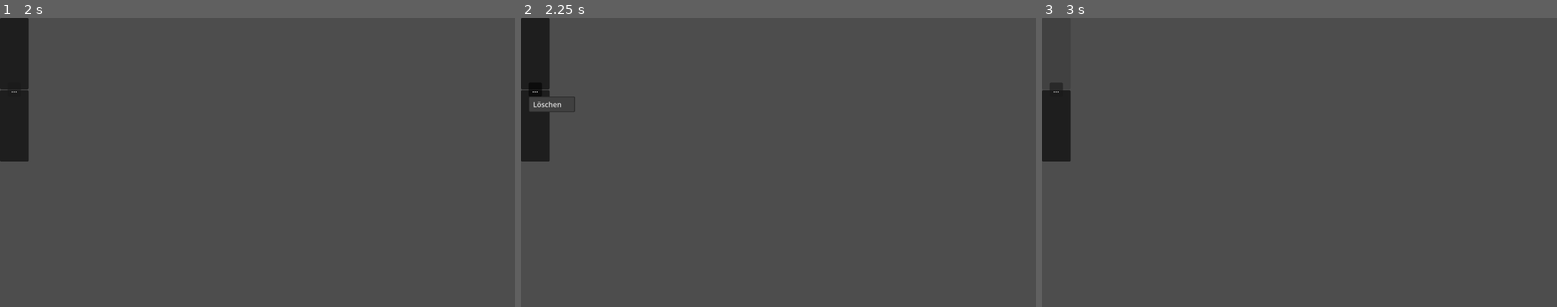
Above: before the commit, frames 1-3 (left to right).
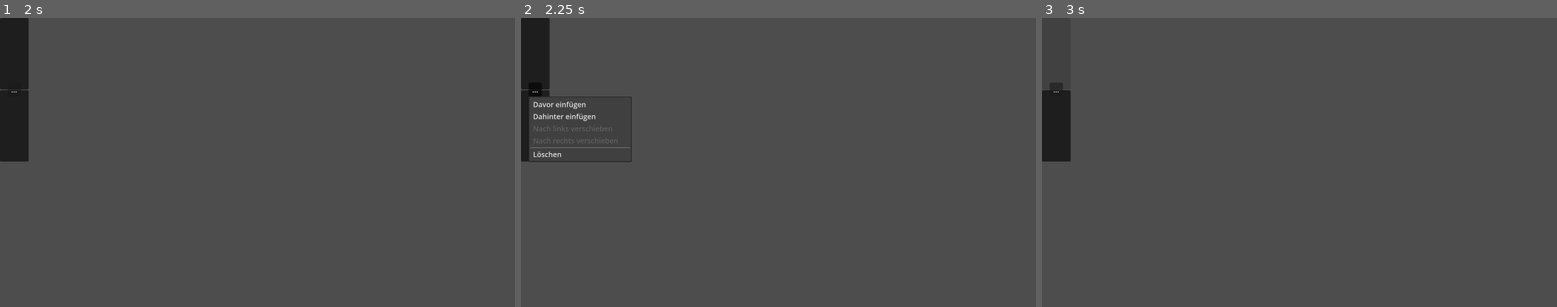
Above: after the commit, the same moments.

Repository: Calabiyaur/Dance-Notation
Game: Godot game, scene res://scene/BiStep.tscn
Two runs of this game, one before a commit and one after it. Both use one fixed random seed, a clock stepped at 60 frames per second and the inputs below. This scene is started directly instead of the project's main scene.
Inputs (mouse positions are in pixels of both pictures, inside the frame that each line leads up to):
- Up to frame 1 (2 s): click (15, 52) at 0.5 s; click (15, 124) at 1.25 s
- Up to frame 2 (2.25 s): click "..." at 2 s
- Up to frame 3 (3 s): click (1057, 52) at 2.75 s

Frame 1 is identical in both runs. In frame 2, 1.0% of the frame differs, in the area x 1-22%, y 27-50%; in frame 3, nothing differs.
Error in both runs: Invalid access to property or key 'duration' on a base object of type 'Nil'. (res://scene/Step.gd:16)

Commit message:
Insert left and right; go back with back button

Diff:
--- a/project.godot
+++ b/project.godot
@@ -16,6 +16,7 @@
 
 config/name="Dance Notation"
 run/main_scene="uid://cn4k3vr0klbir"
+config/quit_on_go_back=false
 config/features=PackedStringArray("4.6", "GL Compatibility")
 config/icon="res://icon.svg"
 
--- a/scene/App.gd
+++ b/scene/App.gd
@@ -18,7 +18,7 @@
 func add_dance_button(dance: Dance) -> Button:
 	var button = preload("res://scene/DanceButton.tscn").instantiate()
 	button.set_dance(dance)
-	button.delete_pressed.connect(delete_dance.bind(button))
+	button.delete.connect(delete_dance.bind(button))
 	%Dances.add_child(button)
 	return button
 
--- a/scene/BiStep.gd
+++ b/scene/BiStep.gd
@@ -3,7 +3,11 @@
 
 var step: BiStep
 
-signal delete_pressed
+signal insert_left
+signal insert_right
+signal move_left
+signal move_right
+signal delete
 
 
 func _ready() -> void:
@@ -12,7 +16,11 @@
 
 func id_pressed(id: int):
 	match id:
-		0: delete_pressed.emit()
+		0: insert_left.emit()
+		1: insert_right.emit()
+		2: move_left.emit()
+		3: move_right.emit()
+		4: delete.emit()
 
 
 func get_lead():
--- a/scene/BiStep.tscn
+++ b/scene/BiStep.tscn
@@ -29,6 +29,18 @@
 size_flags_vertical = 4
 text = " ... "
 flat = false
-item_count = 1
-popup/item_0/text = "Löschen"
+item_count = 6
+popup/item_0/text = "Davor einfügen"
 popup/item_0/id = 0
+popup/item_1/text = "Dahinter einfügen"
+popup/item_1/id = 1
+popup/item_2/text = "Nach links verschieben"
+popup/item_2/id = 2
+popup/item_2/disabled = true
+popup/item_3/text = "Nach rechts verschieben"
+popup/item_3/id = 3
+popup/item_3/disabled = true
+popup/item_4/id = 5
+popup/item_4/separator = true
+popup/item_5/text = "Löschen"
+popup/item_5/id = 4
--- a/scene/Dance.gd
+++ b/scene/Dance.gd
@@ -5,7 +5,7 @@
 
 
 func _ready() -> void:
-	%Back.pressed.connect(func(): SceneSwitcher.switch_to("res://scene/App.tscn"))
+	%Back.pressed.connect(func(): go_back())
 	%Title.text = dance.name
 	%FigureCount.text = str(dance.figures.size())
 	%Categories/Figures.pressed.connect(func():
@@ -13,5 +13,14 @@
 	)
 
 
+func _notification(what):
+	if what == NOTIFICATION_WM_GO_BACK_REQUEST:
+		go_back()
+
+
+func go_back():
+	SceneSwitcher.switch_to("res://scene/App.tscn")
+
+
 func set_dance(dance: Dance):
 	self.dance = dance
--- a/scene/DanceButton.gd
+++ b/scene/DanceButton.gd
@@ -3,7 +3,7 @@
 
 var dance: Dance
 
-signal delete_pressed
+signal delete
 
 
 func _ready() -> void:
@@ -16,7 +16,7 @@
 func id_pressed(id: int):
 	match id:
 		0: open_rename_dialog()
-		1: delete_pressed.emit()
+		1: delete.emit()
 
 
 func open_rename_dialog():
--- a/scene/Figure.gd
+++ b/scene/Figure.gd
@@ -9,7 +9,7 @@
 
 func _ready() -> void:
 	%Back.pressed.connect(func():
-		SceneSwitcher.switch_to("res://scene/Figures.tscn", func(scene): scene.set_dance(dance))
+		go_back()
 	)
 	%Title.text = dance.name + "\n" + figure.name
 	%Edit.set_pressed_no_signal(State.edit)
@@ -37,6 +37,15 @@
 	update_edit_state()
 
 
+func _notification(what):
+	if what == NOTIFICATION_WM_GO_BACK_REQUEST:
+		go_back()
+
+
+func go_back():
+	SceneSwitcher.switch_to("res://scene/Figures.tscn", func(scene): scene.set_dance(dance))
+
+
 func add_step(bistep: BiStep):
 	var step = append_step()
 	step.step = bistep
@@ -44,8 +53,8 @@
 	step.get_follow().step = bistep.follow
 
 
-func add_new_step():
-	var step = append_step()
+func add_new_step(index: int = -1):
+	var step = append_step(index)
 
 	var bistep = BiStep.new()
 
@@ -59,11 +68,12 @@
 	Data.save()
 
 
-func append_step():
+func append_step(index: int = -1):
 	var step = preload("res://scene/BiStep.tscn").instantiate()
 
 	%Steps.add_child(step)
-	%Steps.move_child(step, %Steps.get_child_count() - 2)
+	%Steps.move_child(step, %Steps.get_child_count() - 2
+			if index == -1 else index)
 
 	for s: Button in [step.get_lead(), step.get_follow()]:
 		s.button_group = step_button_group
@@ -71,7 +81,15 @@
 			%Details.set_step(s.step if value else null)
 		)
 
-	step.delete_pressed.connect(func():
+	step.insert_left.connect(func():
+		var i = figure.steps.find(step.step)
+		add_new_step(i)
+	)
+	step.insert_right.connect(func():
+		var i = figure.steps.find(step.step) + 1
+		add_new_step(i)
+	)
+	step.delete.connect(func():
 		%Steps.remove_child(step)
 		figure.steps.erase(step.step)
 		Data.save()
--- a/scene/FigureButton.gd
+++ b/scene/FigureButton.gd
@@ -4,7 +4,7 @@
 var dance: Dance
 var figure: Figure
 
-signal delete_pressed
+signal delete
 
 
 func _ready() -> void:
@@ -20,7 +20,7 @@
 func id_pressed(id: int):
 	match id:
 		0: open_rename_dialog()
-		1: delete_pressed.emit()
+		1: delete.emit()
 
 
 func open_rename_dialog():
--- a/scene/Figures.gd
+++ b/scene/Figures.gd
@@ -6,7 +6,7 @@
 
 func _ready() -> void:
 	%Back.pressed.connect(func():
-		SceneSwitcher.switch_to("res://scene/Dance.tscn", func(scene): scene.set_dance(dance))
+		go_back()
 	)
 	%Title.text = dance.name + " - Figuren"
 	%Add.pressed.connect(open_create_figure_dialog)
@@ -16,11 +16,20 @@
 		add_figure_button(figure)
 
 
+func _notification(what):
+	if what == NOTIFICATION_WM_GO_BACK_REQUEST:
+		go_back()
+
+
+func go_back():
+	SceneSwitcher.switch_to("res://scene/Dance.tscn", func(scene): scene.set_dance(dance))
+
+
 func add_figure_button(figure: Figure) -> Button:
 	var button = preload("res://scene/FigureButton.tscn").instantiate()
 	button.set_dance(dance)
 	button.set_figure(figure)
-	button.delete_pressed.connect(delete_figure.bind(button))
+	button.delete.connect(delete_figure.bind(button))
 	%Figures.add_child(button)
 	return button
 
--- a/scene/StepDetails.tscn
+++ b/scene/StepDetails.tscn
@@ -34,6 +34,15 @@
 [node name="GridContainer" type="GridContainer" parent="MarginContainer/MarginContainer" unique_id=23016733]
 layout_mode = 2
 columns = 2
+
+[node name="PreconditionLabel" type="Label" parent="MarginContainer/MarginContainer/GridContainer" unique_id=1639051704]
+custom_minimum_size = Vector2(150, 0)
+layout_mode = 2
+text = "Vorbedingung"
+
+[node name="PreconditionInput" type="CheckBox" parent="MarginContainer/MarginContainer/GridContainer" unique_id=1565173409]
+custom_minimum_size = Vector2(0, 31)
+layout_mode = 2
 
 [node name="DurationLabel" type="Label" parent="MarginContainer/MarginContainer/GridContainer" unique_id=2010113378]
 custom_minimum_size = Vector2(150, 0)
